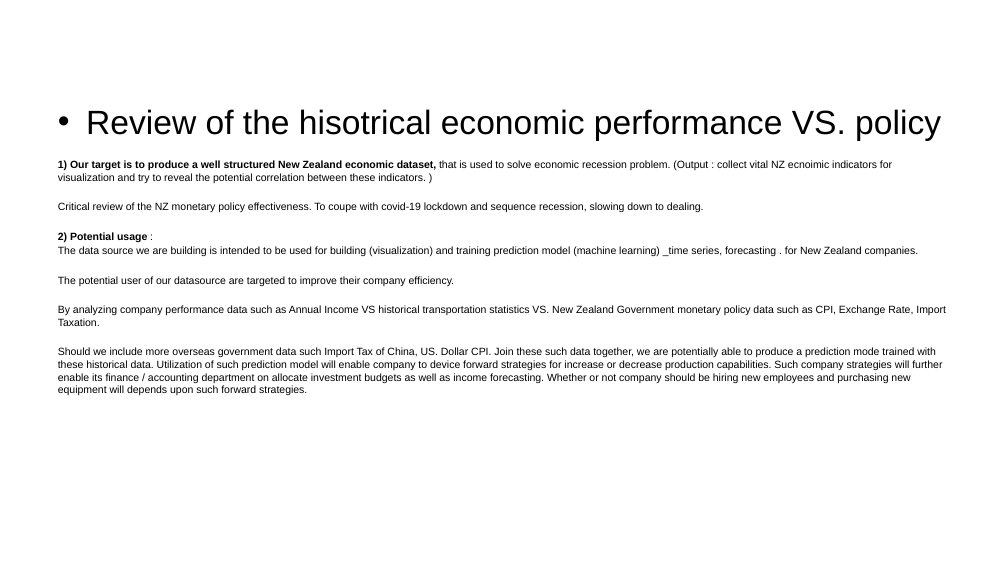
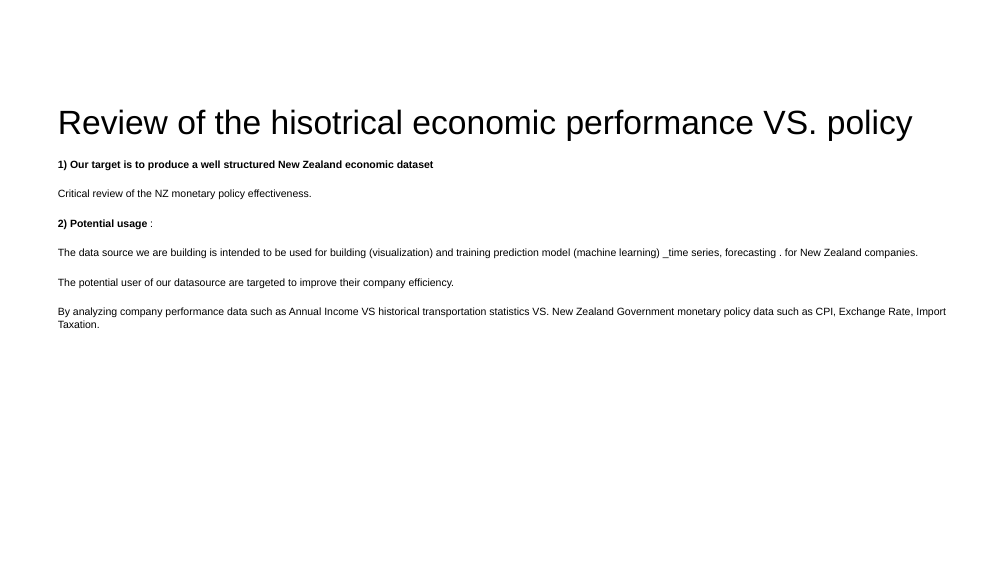
Before and after one commit to ansrali/data422-group-project, a slide deck: slide 6 of Group Project Presentation.pptx. Drawn at 1008x567 pixels with LibreOffice and Linux fonts; fonts in the diff are those of the drawing; background and template pictures are left out. Boxes give left, top, right and bottom in pixels: in the first picture for what was removed or moved away, otherwise in the second. Text is boxed around its words. In the diff, an @@ line names an element or a change of style, - is before the commit and + after.

```diff
--- a/Group Project Presentation.pptx
+++ b/Group Project Presentation.pptx
@@ text at [58,109,913,141]: bullet • to none @@
@@ text at [58,160,434,199]: text changed; bold on @@
-1) Our target is to produce a well structured New Zealand economic dataset, that is used to solve economic recession problem. (Output : collect vital NZ ecnoimic indicators for visualization and try to reveal the potential correlation between these indicators. )
-Critical review of the NZ monetary policy effectiveness. To coupe with covid-19 lockdown and sequence recession, slowing down to dealing.
+1) Our target is to produce a well structured New Zealand economic dataset
+Critical review of the NZ monetary policy effectiveness.
@@ text at [58,347,942,395]: paragraph removed @@
-Should we include more overseas government data such Import Tax of China, US. Dollar CPI. Join these such data together, we are potentially able to produce a prediction mode trained with these historical data. Utilization of such prediction model will enable company to device forward strategies for increase or decrease production capabilities. Such company strategies will further enable its finance / accounting department on allocate investment budgets as well as income forecasting. Whether or not company should be hiring new employees and purchasing new equipment will depends upon such forward strategies.
```
Also in this commit, not shown: 7 other slides changed, 2 slides removed.
